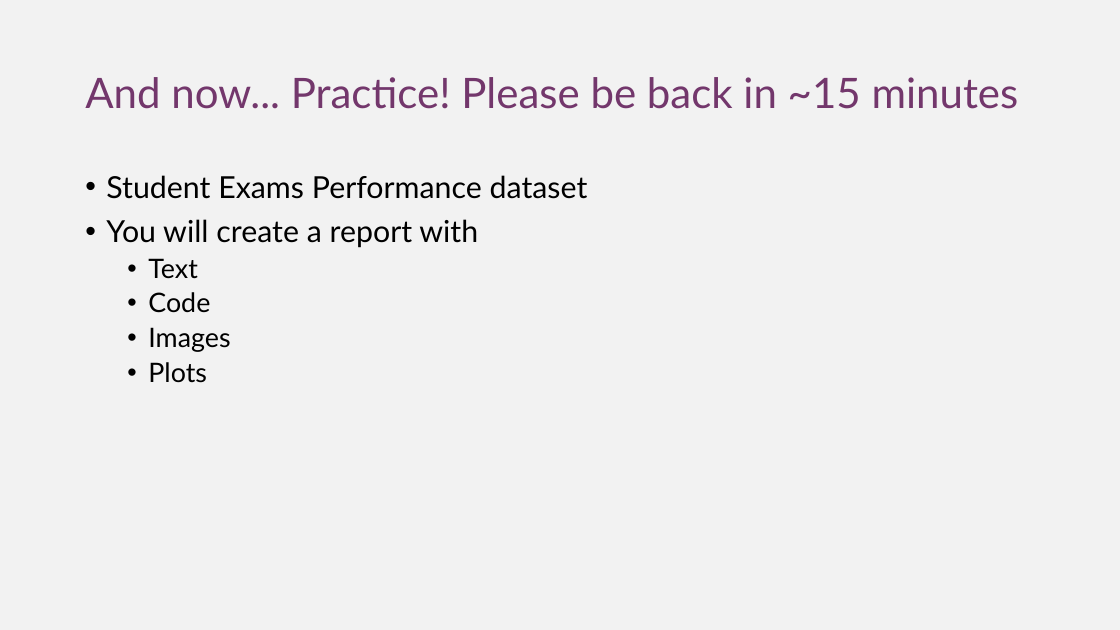
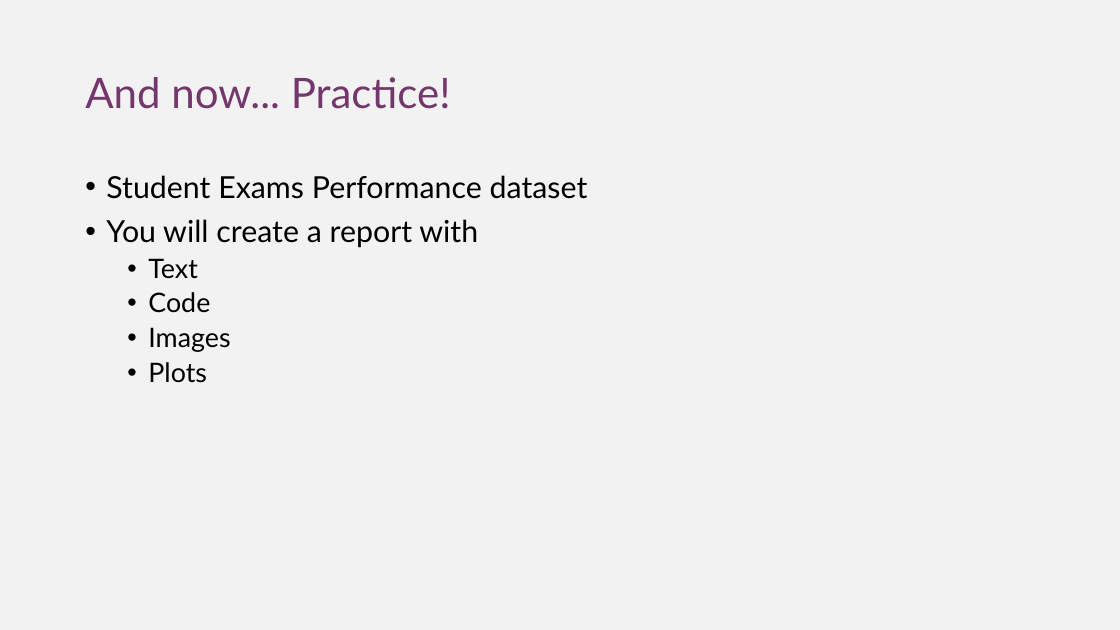
Before and after one commit to giuliagrisot/R_Markdown_workshop_CDH, a slide deck: slide 13 of rmarkdown_pres.pptx. Drawn at 1120x630 pixels with LibreOffice and Linux fonts; fonts in the diff are those of the drawing. Boxes give left, top, right and bottom in pixels: in the first picture for what was removed or moved away, otherwise in the second. Text is boxed around its words. In the diff, an @@ line names an element or a change of style, - is before the commit and + after.

```diff
--- a/rmarkdown_pres.pptx
+++ b/rmarkdown_pres.pptx
@@ title at (85,77,451,109): text changed @@
-And now... Practice! Please be back in ~15 minutes
+And now... Practice!
```
Also in this commit, not shown: 1 other slide changed, 1 slide added, 1 slide removed, 1 other file.
